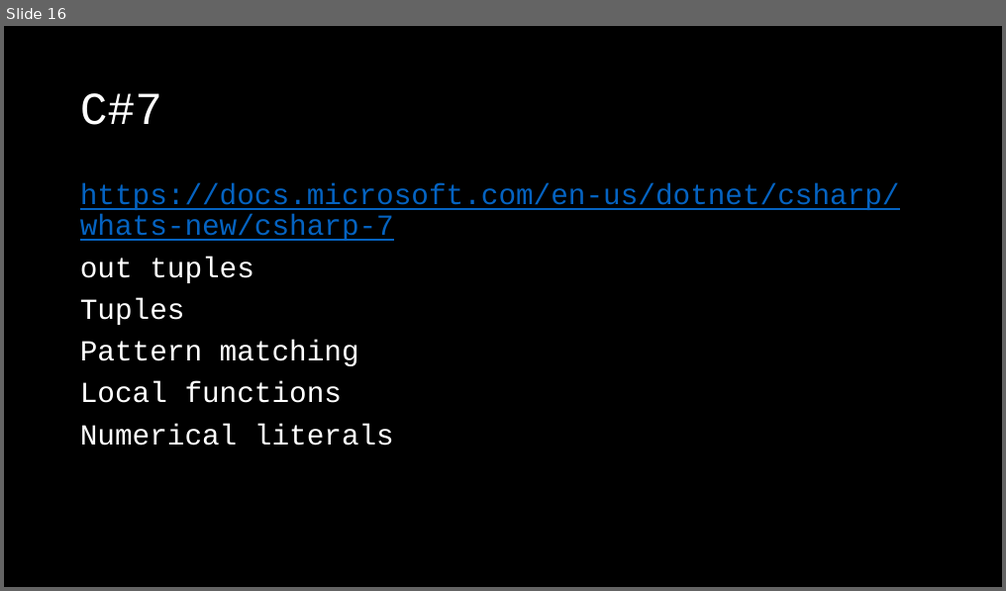
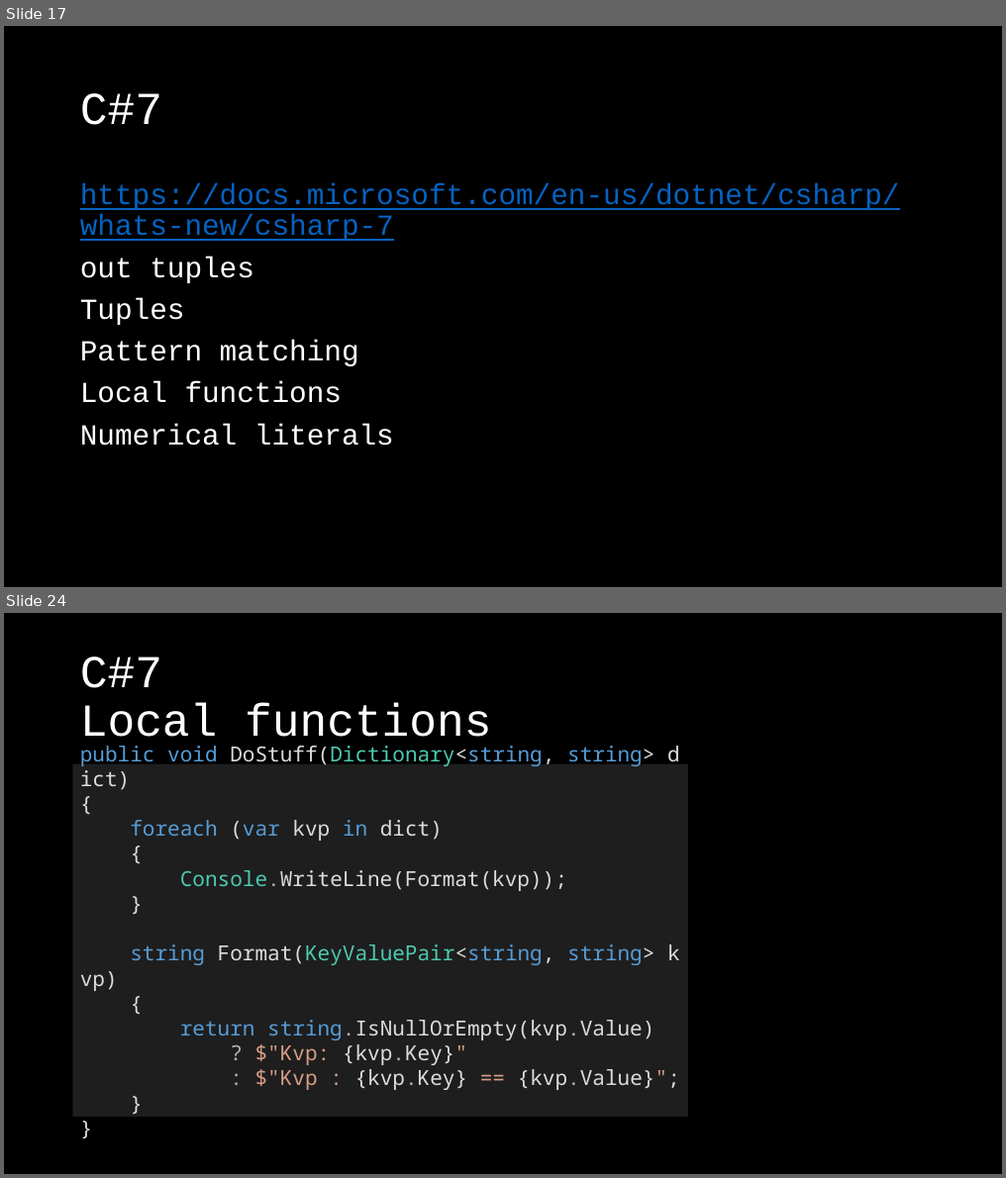
Before and after one commit to KlausLinzner/CSTrainings, a slide deck: WhatsNew.pptx. Shown one above the other, each under a label of ours: slide 16 before the commit, slides 17 and 24 after it; the slides between them are not shown. The pictures are 1006x591 and 1006x1178 pixels, drawn with LibreOffice and Linux fonts; fonts in the diff are those of the drawing; background and template pictures are left out. Boxes give left, top, right and bottom in pixels: in the first picture for what was removed or moved away, otherwise in the second. Text is boxed around its words. In the diff, an @@ line names an element or a change of style, - is before the commit and + after.

```diff
--- a/WhatsNew.pptx
+++ b/WhatsNew.pptx
@@ slide 24 added at [4, 613, 1002, 1174], background picture (left out) @@
@@ title added at [80, 657, 491, 749], 44 pt, text #FFFFFF @@
+C#7
+Local functions
@@ text added at [73, 761, 688, 1121], fill #1E1E1E, 20 pt, text #DCDCDC @@
+public void DoStuff(Dictionary<string, string> dict)
+{
+foreach (var kvp in dict)
+{
+Console.WriteLine(Format(kvp));
+}
+string Format(KeyValuePair<string, string> kvp)
+{
+return string.IsNullOrEmpty(kvp.Value)
+? $"Kvp: {kvp.Key}"
+: $"Kvp : {kvp.Key} == {kvp.Value}";
+}
+}
@@ what was slide 16 is now slide 17 @@
```
Also in this commit, not shown: 10 other slides added, 2 other files.
